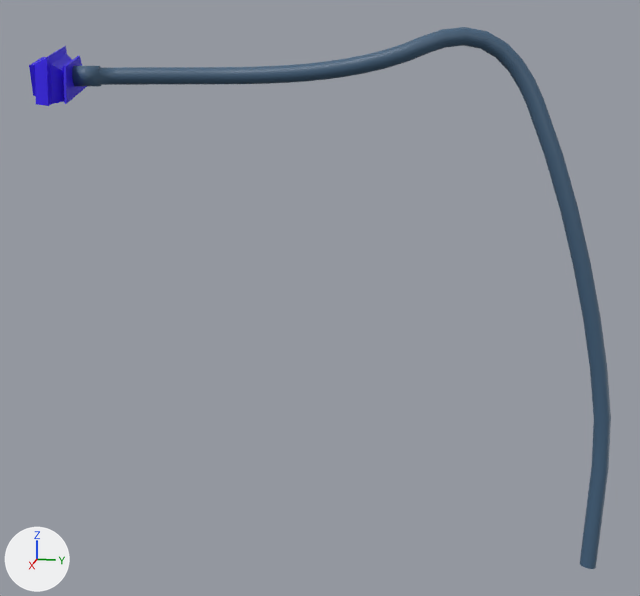
Before and after pictures for a commit that changed the FBX model Assets/Prefabs/Cables/Armour Cable.fbx.
Both versions are drawn from a 50 mm lens placed at (6.9, 3.73, -0.07), pointed at (0.09, 2.36, -1.78). Lighting does not change. The marker at lower left points along +X, +Y and +Z. Where no turn or scale is listed for an object, it has been applied to the vertices.

The first picture shows 'Cylinder Armour'.
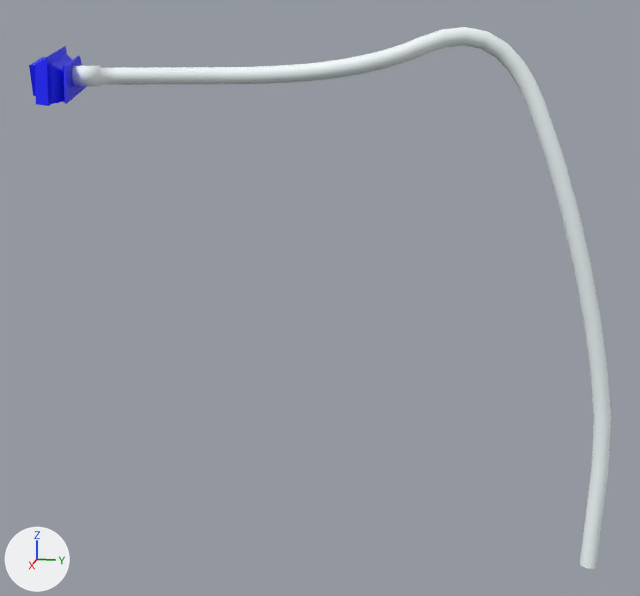
Diff of the bpy script that builds the scene:
```diff
--- a/Assets/Prefabs/Cables/Armour Cable.fbx.py
+++ b/Assets/Prefabs/Cables/Armour Cable.fbx.py
@@ mat_cable @@
 mat_cable = principled_material('Cable')
-mat_cable.base_color = (0.0567, 0.12, 0.202)  # dark blue #43617c
+mat_cable.base_color = (0.916, 0.988, 1.0)  # white #f5feff
```

Where the change shows, as pixel boxes (x1, y1, x2, y2) in the pictures (640 x 596 px):
'Cylinder Armour', recoloured (blue to white)
    both: (29, 27, 611, 569)
